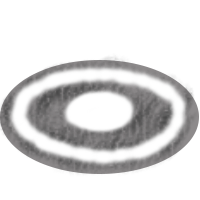
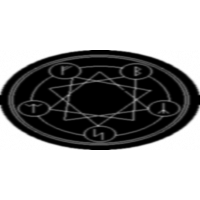
Layered file, before and after one edit (200px x 200px). Changes by layer:
renamed "Soikio 1" to "Taso 4", painted on it, masked it over [0, 50, 200, 176]
